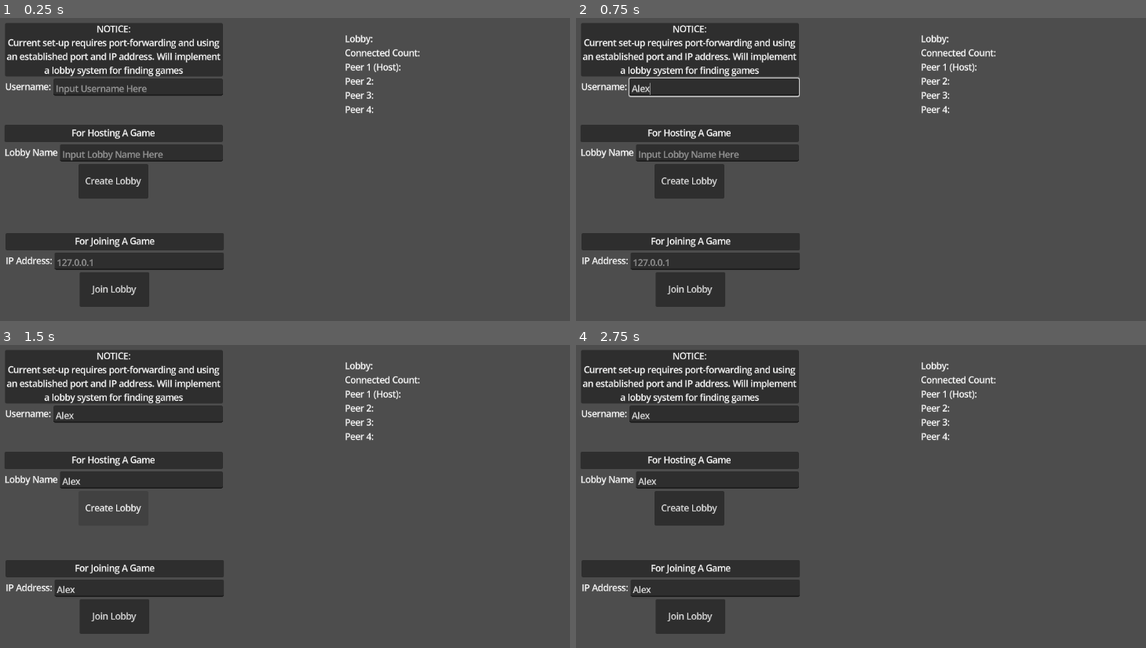
Above: before the commit, frames 1-4 (two rows, left to right).
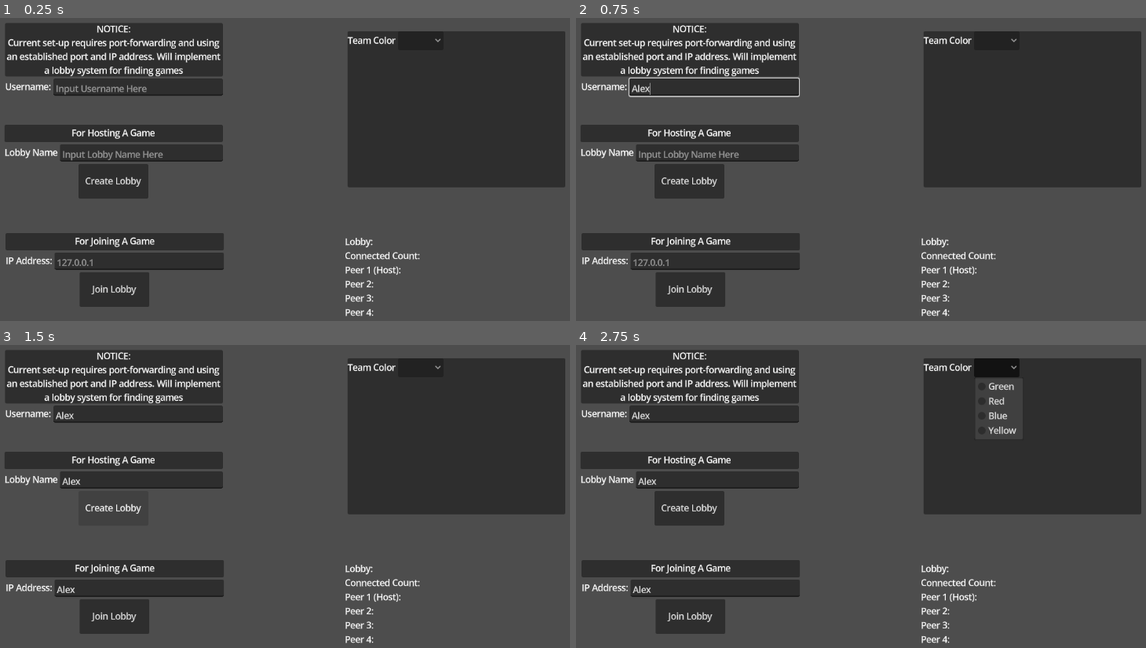
Above: after the commit, the same moments.

Repository: leroydankins/rts-lobby
Game: Godot game, scene res://Main/main.tscn
The game is run twice, just before and just after one commit, with the same random seed, the same clock (stepped at 60 frames per second) and the same inputs. The project has no main scene, so this scene is started directly.
Inputs (mouse positions are in pixels of both pictures, inside the frame that each line leads up to):
- Up to frame 1 (0.25 s): no input
- Up to frame 2 (0.75 s): click (712, 87) at 0.52 s; type "Alex" at 0.6 s
- Up to frame 3 (1.5 s): click (142, 481) at 0.75 s; type "Alex" at 0.83 s; click (136, 587) at 0.98 s; type "Alex" at 1.07 s; click "Create Lobby" at 1.25 s
- Up to frame 4 (2.75 s): click (997, 366) at 2.02 s

The runs differ from the first frame. In frame 1, 20% of the frame differs, in the area x 60-100%, y 4-99%; in frame 2, 20%; in frame 3, 20%; in frame 4, 19%.

Commit message:
final commit of the day

Diff:
--- a/Autoloads/Lobby/lobby.gd
+++ b/Autoloads/Lobby/lobby.gd
@@ -175,13 +175,29 @@
 	#only register the player on the server, you will then send this information out on update_player_list function
 	if (lobby_player_dictionary.has(sender_id)):
 		push_error("Recieved register player request on a player that already exists, overwriting previous entry");
+	#add player information to dictionary of dictionaries
 	lobby_player_dictionary[sender_id] = new_player_info;
-	update_player_list.rpc(lobby_player_dictionary);
-	update_lobby_name.rpc(lobby_name);
+	#send information to all others connected
+	server_update_player_list.rpc(lobby_player_dictionary);
+	server_update_lobby_name.rpc(lobby_name);
+
+
+#send updated player dictionary when we make changes locally
+@rpc("any_peer","call_local", "reliable")
+func update_peer_information(sender_id: String, updated_dictionary: Dictionary[String, Variant]) -> void:
+	if (!multiplayer.is_server()):
+		return;
+		#only update the player on the server, you will then send this information out on update_player_list function
+	if (!lobby_player_dictionary.has(sender_id)):
+		push_error("Recieved update player data request on a player that does not exist, creating new entry");
 	#add player information to dictionary of dictionaries
+	lobby_player_dictionary[sender_id] = updated_dictionary;
+	#send information to all others connected
+	server_update_player_list.rpc(lobby_player_dictionary);
+	pass;
 
 @rpc("authority","call_local","reliable")
-func update_player_list(lobby_dict: Dictionary)-> void:
+func server_update_player_list(lobby_dict: Dictionary)-> void:
 	#Multiplayer server ID is 1
 	if(multiplayer.get_remote_sender_id() != multiplayer_server_id):
 		return;
@@ -189,7 +205,7 @@
 	lobby_player_dictionary = lobby_dict;
 
 @rpc("authority","call_local","reliable")
-func update_lobby_name(lob_name: String)-> void:
+func server_update_lobby_name(lob_name: String)-> void:
 	#Multiplayer server ID is 1
 	if(multiplayer.get_remote_sender_id() != multiplayer_server_id):
 		return;
@@ -197,7 +213,6 @@
 	lobby_name = lob_name;
 
 
-##TODO
 #when you connect, send your information to the server and then wait for it to add you to lobby scene
 func on_connected_ok() -> void: #Set player information if you are the authority
 	print("connected to server");
@@ -225,12 +240,14 @@
 	var id: String = str(peer_id);
 	if (lobby_player_dictionary.has(id)):
 		lobby_player_dictionary.erase(id);
-		update_player_list.rpc(lobby_player_dictionary)
+		server_update_player_list.rpc(lobby_player_dictionary)
 	player_disconnected.emit();
 
 func on_server_disconnected() -> void:
 	remove_multiplayer_peer();
+	server_update_player_list.rpc(lobby_player_dictionary)
 	server_disconnected.emit();
+
 
 
 ##DEPRECATED
--- a/Autoloads/LocalPlayerData/local_player_data.gd
+++ b/Autoloads/LocalPlayerData/local_player_data.gd
@@ -5,8 +5,3 @@
 # Called when the node enters the scene tree for the first time.
 func _ready() -> void:
 	pass # Replace with function body.
-
-
-# Called every frame. 'delta' is the elapsed time since the previous frame.
-func _process(delta: float) -> void:
-	pass
--- a/Main/lobby_gui.gd
+++ b/Main/lobby_gui.gd
@@ -6,7 +6,7 @@
 @onready var join_lobby_button: Button = $JoinData/JoinBox/JoinLobbyButton
 @onready var ip_text_box: TextEdit = $JoinData/JoinBox/HBoxContainer2/IPTextBox
 
-
+@onready var lobby_data: Control = $LobbyData
 @onready var lobby_label: Label = $LobbyData/LobbyBox/LobbyLabel
 @onready var lobby_player_count: Label = $LobbyData/LobbyBox/LobbyPlayerCount
 
@@ -17,6 +17,7 @@
 @onready var peer_3_name: Label = $LobbyData/LobbyBox/Peer3Name
 @onready var peer_4_name: Label = $LobbyData/LobbyBox/Peer4Name
 
+var in_lobby: bool = false;
 
 # Called when the node enters the scene tree for the first time.
 func _ready() -> void:
@@ -26,20 +27,16 @@
 	join_lobby_button.pressed.connect(on_join_lobby);
 	pass # Replace with function body.
 
-
-# Called every frame. 'delta' is the elapsed time since the previous frame.
-func _process(delta: float) -> void:
-
-	pass
-
 func on_lobby_update() -> void:
 	var dict_size: int = Lobby.lobby_player_dictionary.size();
 	var players_arr: Array[Dictionary] = Lobby.lobby_player_dictionary.values();
 	lobby_label.text = "Lobby: %s" % Lobby.lobby_name;
 	lobby_player_count.text = " %s / %s Players Connected" % [dict_size, str(Lobby.MAX_CONNECTIONS)];
-	for i: int in dict_size:
-		peer_labels[i].text = "Peer 1: %s" % players_arr[i]["username"];
-
+	for i: int in peer_labels.size():
+		if (i < dict_size):
+			peer_labels[i].text = "Peer %s: %s" % [i+1,players_arr[i]["username"]];
+		else:
+			peer_labels[i].text = "Peer %s: Not Connected" % [i+1];
 
 
 
@@ -51,7 +48,8 @@
 
 	LocalPlayerData.local_player["username"] = username_edit.text;
 	var err: Error = Lobby.create_game(lobby_edit.text);
-
+	if err == Error.OK:
+		in_lobby = true;
 	return err;
 
 func on_join_lobby()-> Error:
@@ -59,5 +57,6 @@
 		return Error.FAILED;
 	LocalPlayerData.local_player["username"] = username_edit.text;
 	var err: Error = Lobby.join_game(ip_text_box.text);
-
+	if err == Error.OK:
+		in_lobby = true;
 	return err;
--- a/Main/main.tscn
+++ b/Main/main.tscn
@@ -18,7 +18,7 @@
 [node name="LobbyData" type="Control" parent="CanvasLayer/LobbyGUI" unique_id=715320953]
 layout_mode = 1
 anchor_left = 0.6085069
-anchor_top = 0.09259259
+anchor_top = 0.66820985
 anchor_right = 0.95340276
 anchor_bottom = 0.92311114
 offset_right = -0.3199997
@@ -54,6 +54,52 @@
 [node name="Peer4Name" type="Label" parent="CanvasLayer/LobbyGUI/LobbyData/LobbyBox" unique_id=1013814814]
 layout_mode = 2
 text = "Peer 4:"
+
+[node name="LobbyControls" type="Control" parent="CanvasLayer/LobbyGUI" unique_id=756443179]
+layout_mode = 1
+anchor_left = 0.61300004
+anchor_top = 0.086
+anchor_right = 0.96000004
+anchor_bottom = 0.5295803
+offset_left = -0.17602539
+offset_top = 0.27199936
+offset_right = 0.079956055
+offset_bottom = -0.16802979
+metadata/_edit_use_anchors_ = true
+
+[node name="Panel" type="Panel" parent="CanvasLayer/LobbyGUI/LobbyControls" unique_id=94500496]
+layout_mode = 1
+anchors_preset = 15
+anchor_right = 1.0
+anchor_bottom = 1.0
+grow_horizontal = 2
+grow_vertical = 2
+
+[node name="VBoxContainer" type="VBoxContainer" parent="CanvasLayer/LobbyGUI/LobbyControls" unique_id=1102607349]
+layout_mode = 1
+anchors_preset = 10
+anchor_right = 1.0
+grow_horizontal = 2
+
+[node name="ColorHBox" type="HBoxContainer" parent="CanvasLayer/LobbyGUI/LobbyControls/VBoxContainer" unique_id=2009249289]
+layout_mode = 2
+
+[node name="Label" type="Label" parent="CanvasLayer/LobbyGUI/LobbyControls/VBoxContainer/ColorHBox" unique_id=293318454]
+layout_mode = 2
+text = "Team Color"
+
+[node name="ColorPickerButton" type="OptionButton" parent="CanvasLayer/LobbyGUI/LobbyControls/VBoxContainer/ColorHBox" unique_id=36471339]
+custom_minimum_size = Vector2(0, 35)
+layout_mode = 2
+item_count = 4
+popup/item_0/text = "Green"
+popup/item_0/id = 0
+popup/item_1/text = "Red"
+popup/item_1/id = 1
+popup/item_2/text = "Blue"
+popup/item_2/id = 2
+popup/item_3/text = "Yellow"
+popup/item_3/id = 3
 
 [node name="LoginData" type="Control" parent="CanvasLayer/LobbyGUI" unique_id=448704459]
 layout_mode = 1
--- a/lobby_deprecated.gd
+++ b/lobby_deprecated.gd
@@ -143,35 +143,6 @@
 	## Add new level (original isnt an RPC and is instead add child with multiplayer spawner)
 	pass;
 
-##DEPRECATED
-#This button will be outside of lobby autoload and in the lobby system, it will just request to connect to lobby
-func on_connect_button() -> void:
-	#player data will come from singleton autoload that has internal players information
-	#get player data from LocalPlayerData
-	#LocalPlayerData.local_dictionary["username"] = "Placeholder Username";
-	#request to join game
-	#join_game(_connect_address.text);
-	pass;
-
-##DEPRECATED
-#This button will be outside of lobby autoload and in the lobby system, it will just request to connect to lobby
-func on_host_button() -> void:
-	#get player data from LocalPlayerData
-	#request to create game
-	#create_game();
-	pass;
-
-#when player connects, send them my player info
-#this allowstransfer of all desired data for eacfh player
-
-##TODO
-func on_peer_connected(id: int) -> void:
-	print(str("player connected, id is ", id, " my id is ", multiplayer.get_unique_id()));
-	#When a peer connects, add them to the lobby scene UI and send any sort of information you need to send to update them
-	if(multiplayer.is_server()):
-		print("the multiplayer server has recieved a peer that has connected")
-		pass;
-	#register_player.rpc_id(id, player_info);
 
 
 #the connecting player will call this when they connect
@@ -192,6 +163,16 @@
 		return;
 	#update our lobby's reference to palyers to be the same as the
 	lobby_player_dictionary = lobby_dict;
+
+##TODO
+func on_peer_connected(id: int) -> void:
+	print(str("player connected, id is ", id, " my id is ", multiplayer.get_unique_id()));
+	#When a peer connects, add them to the lobby scene UI and send any sort of information you need to send to update them
+	if(multiplayer.is_server()):
+		print("the multiplayer server has recieved a peer that has connected")
+		pass;
+	#register_player.rpc_id(id, player_info);
+
 
 
 func on_peer_disconnected(_id: int)->void:
